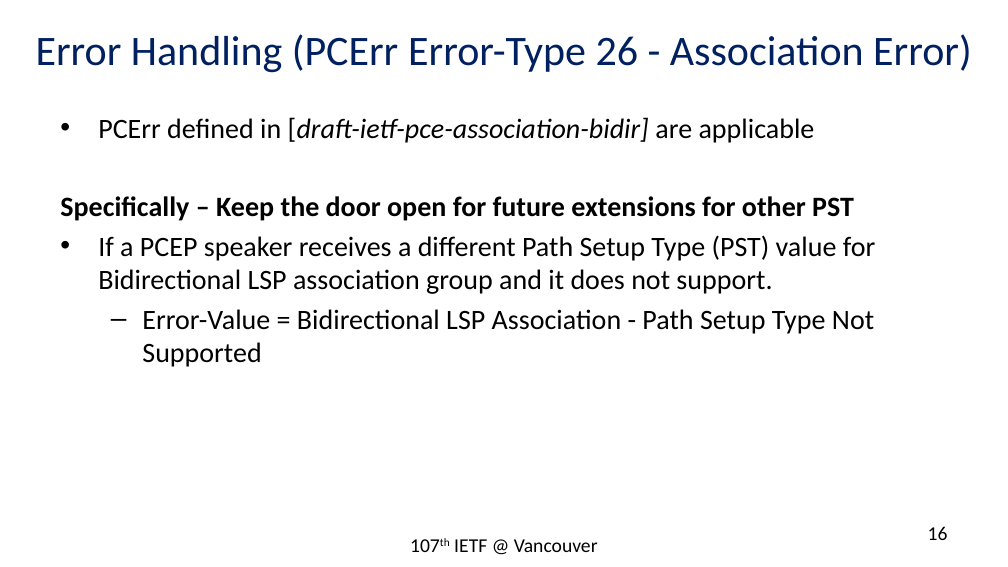
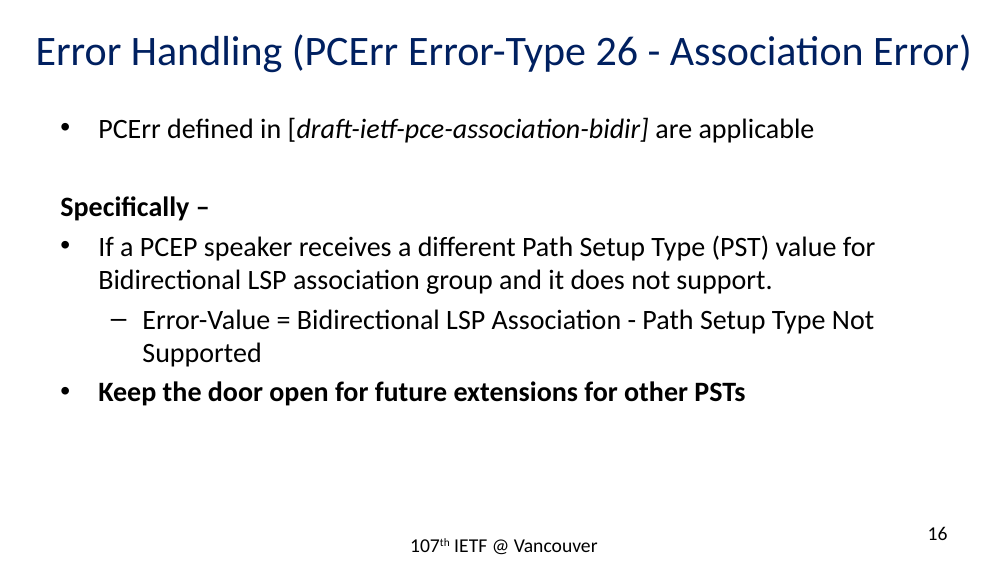
Before and after one commit to rakgandhi/ietf-public, a slide deck: slide 16 of draft-ietf-pce-sr-bidir-path-01.pptx. Drawn at 1008x567 pixels with LibreOffice and Linux fonts; fonts in the diff are those of the drawing. Boxes give left, top, right and bottom in pixels: in the first picture for what was removed or moved away, otherwise in the second. Text is boxed around its words. In the diff, an @@ line names an element or a change of style, - is before the commit and + after.

```diff
--- a/draft-ietf-pce-sr-bidir-path-01.pptx
+++ b/draft-ietf-pce-sr-bidir-path-01.pptx
@@ text at box(60, 196, 189, 221): text changed @@
-Specifically – Keep the door open for future extensions for other PST
+Specifically –
@@ text at box(98, 381, 745, 406): paragraph added @@
+• Keep the door open for future extensions for other PSTs
```
Also in this commit, not shown: 1 other slide changed, 1 other file.
